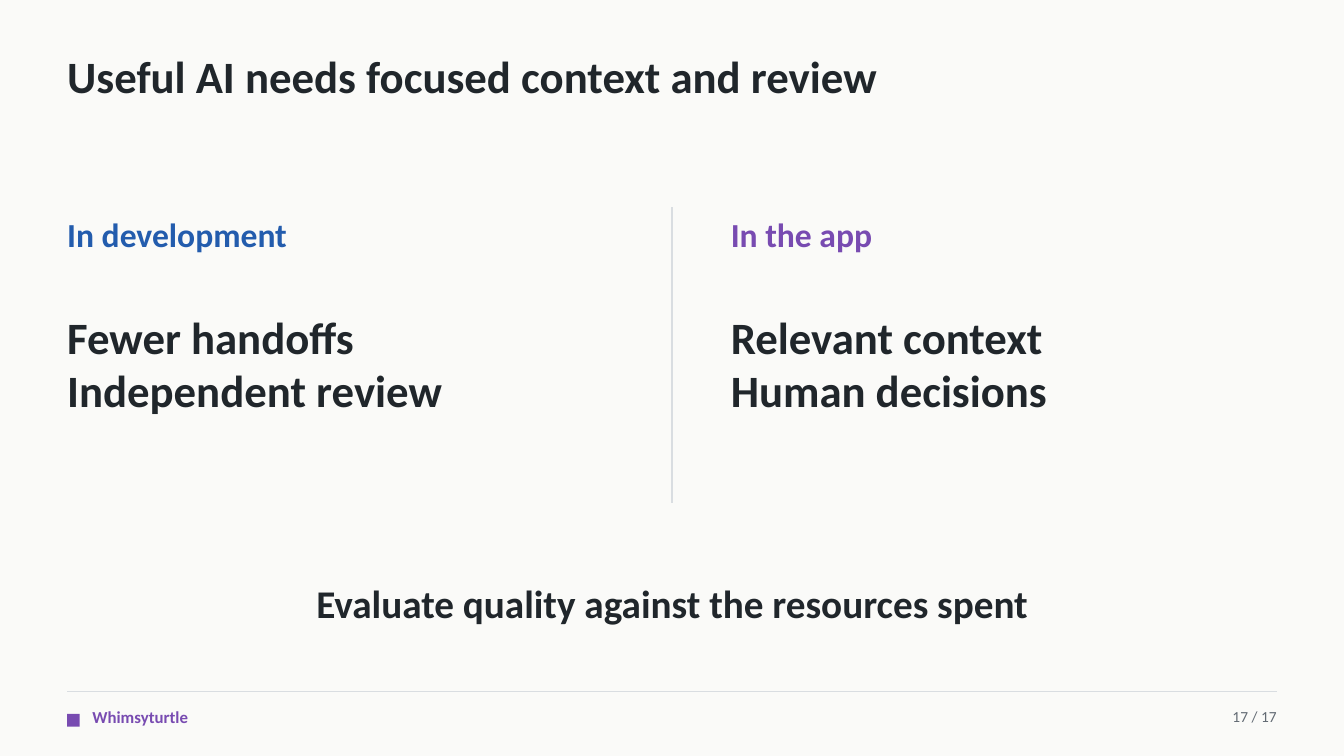
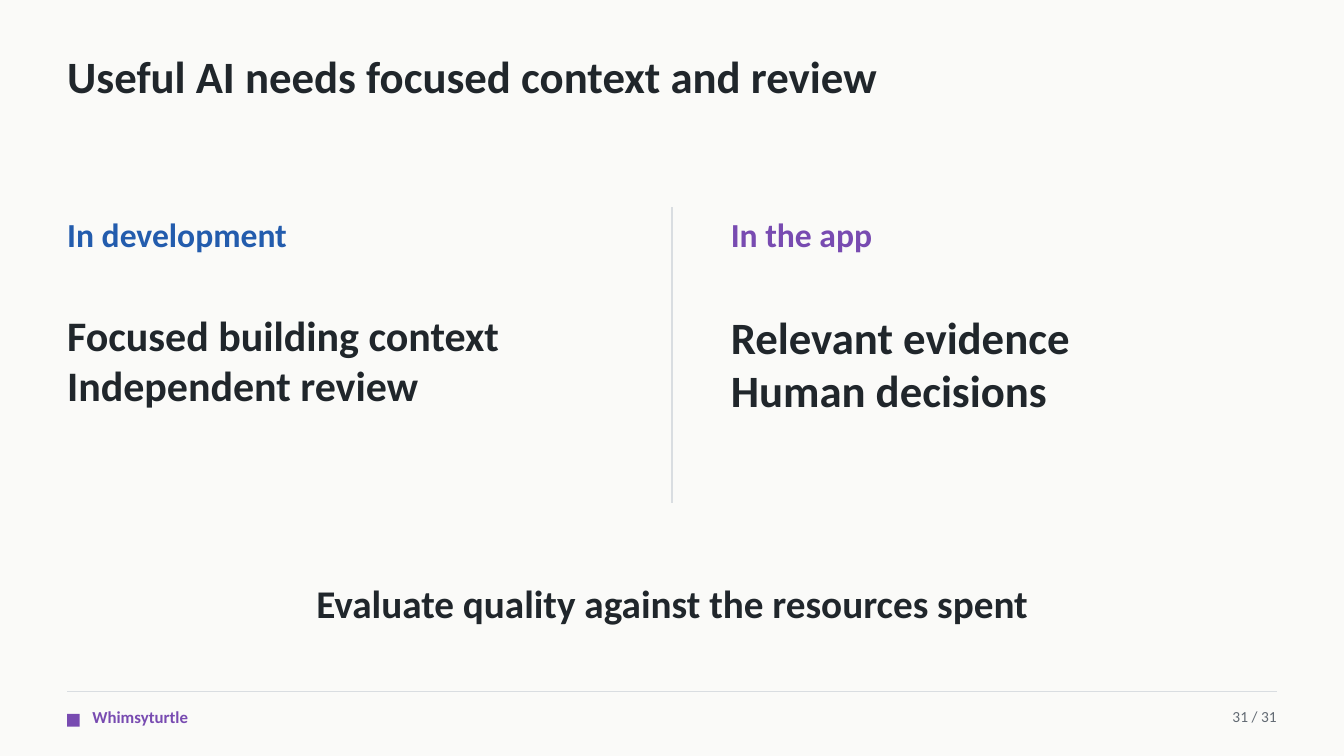
Before and after one commit to CS3227-2610-MP4-Relay/CS3227-2610-MP4, a slide deck: slide 31 of presentations/Relay-MP4.pptx (slide 17 before the commit). Drawn at 1344x756 pixels with LibreOffice and Linux fonts; fonts in the diff are those of the drawing. Boxes give left, top, right and bottom in pixels: in the first picture for what was removed or moved away, otherwise in the second. Text is boxed around its words. In the diff, an @@ line names an element or a change of style, - is before the commit and + after.

Commit message:
docs: Expand MP4 experiment coverage and sample evidence

```diff
--- a/presentations/Relay-MP4.pptx
+++ b/presentations/Relay-MP4.pptx
@@ text at box(67, 321, 499, 408): text changed; size 32 to 30 pt @@
-Fewer handoffs
-Independent review
+Focused building context
+Independent review
@@ text at box(731, 322, 1069, 408): text changed @@
-Relevant context
-Human decisions
+Relevant evidence
+Human decisions
@@ text at box(1232, 712, 1277, 722): text changed @@
-17 / 17
+31 / 31
```
Also in this commit, not shown: 11 other slides changed, 22 slides added, 5 slides removed, 3 other files.
